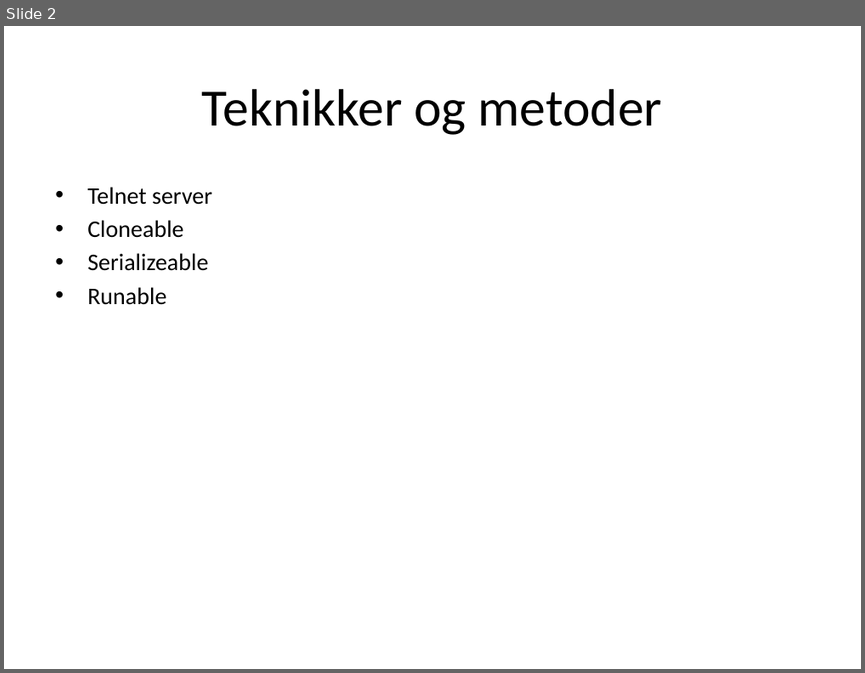
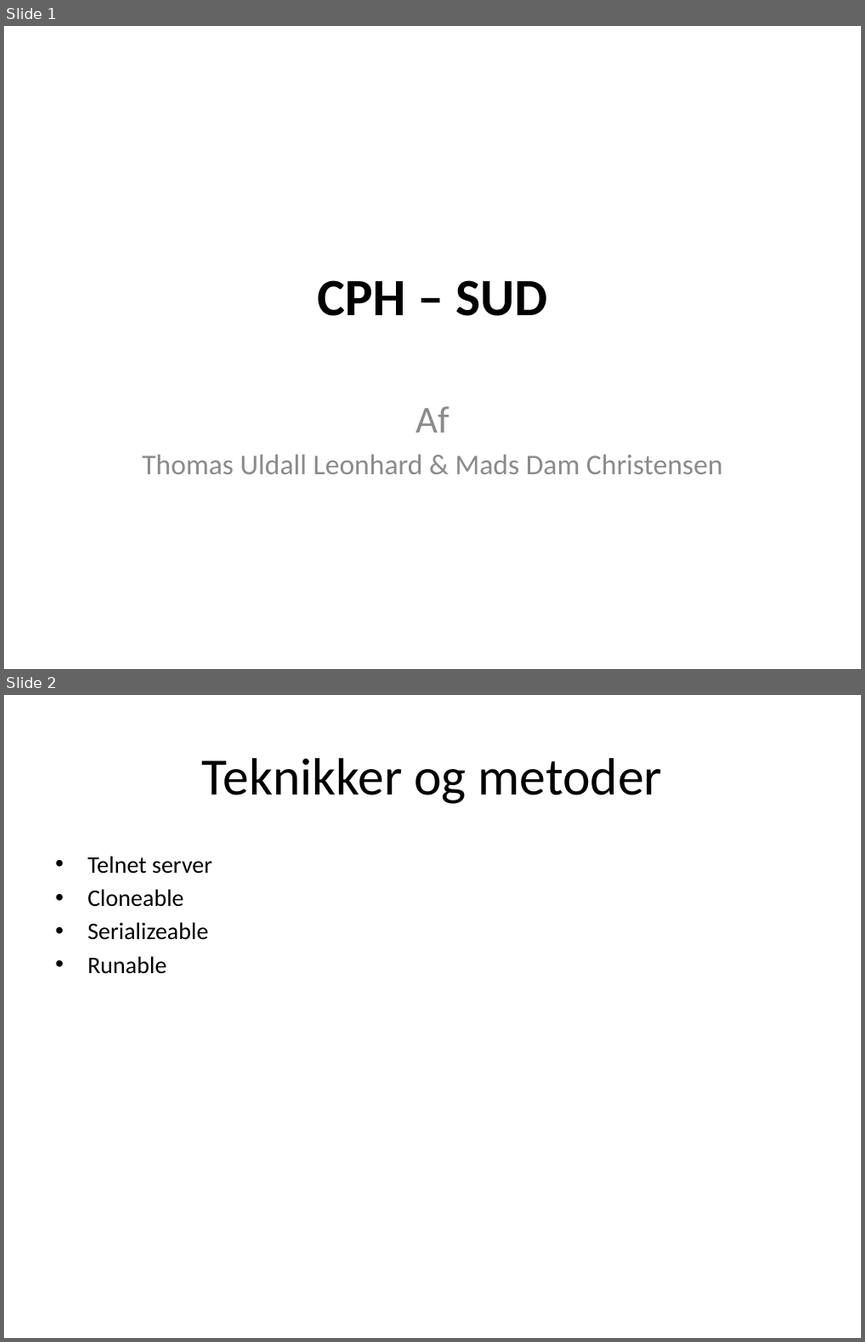
Before and after one commit to wazaap/mud, a slide deck: Præsentations guf.pptx. Shown one above the other, each under a label of ours: slide 2 before the commit, slides 1 and 2 after it. The pictures are 865x673 and 865x1342 pixels, drawn with LibreOffice and Linux fonts; fonts in the diff are those of the drawing. Boxes give left, top, right and bottom in pixels: in the first picture for what was removed or moved away, otherwise in the second. Text is boxed around its words. In the diff, an @@ line names an element or a change of style, - is before the commit and + after.

```diff
--- a/Præsentations guf.pptx
+++ b/Præsentations guf.pptx
@@ slide 1 added at box(4, 26, 861, 669), background #FFFFFF @@
@@ title added at box(317, 280, 547, 316), 44 pt, text #000000, bold @@
+CPH – SUD
@@ subtitle added at box(142, 406, 722, 474), 24 pt, text #8C8C8C @@
+Af
+Thomas Uldall Leonhard & Mads Dam Christensen
```
Also in this commit, not shown: 2 slides changed, 1 slide removed.
